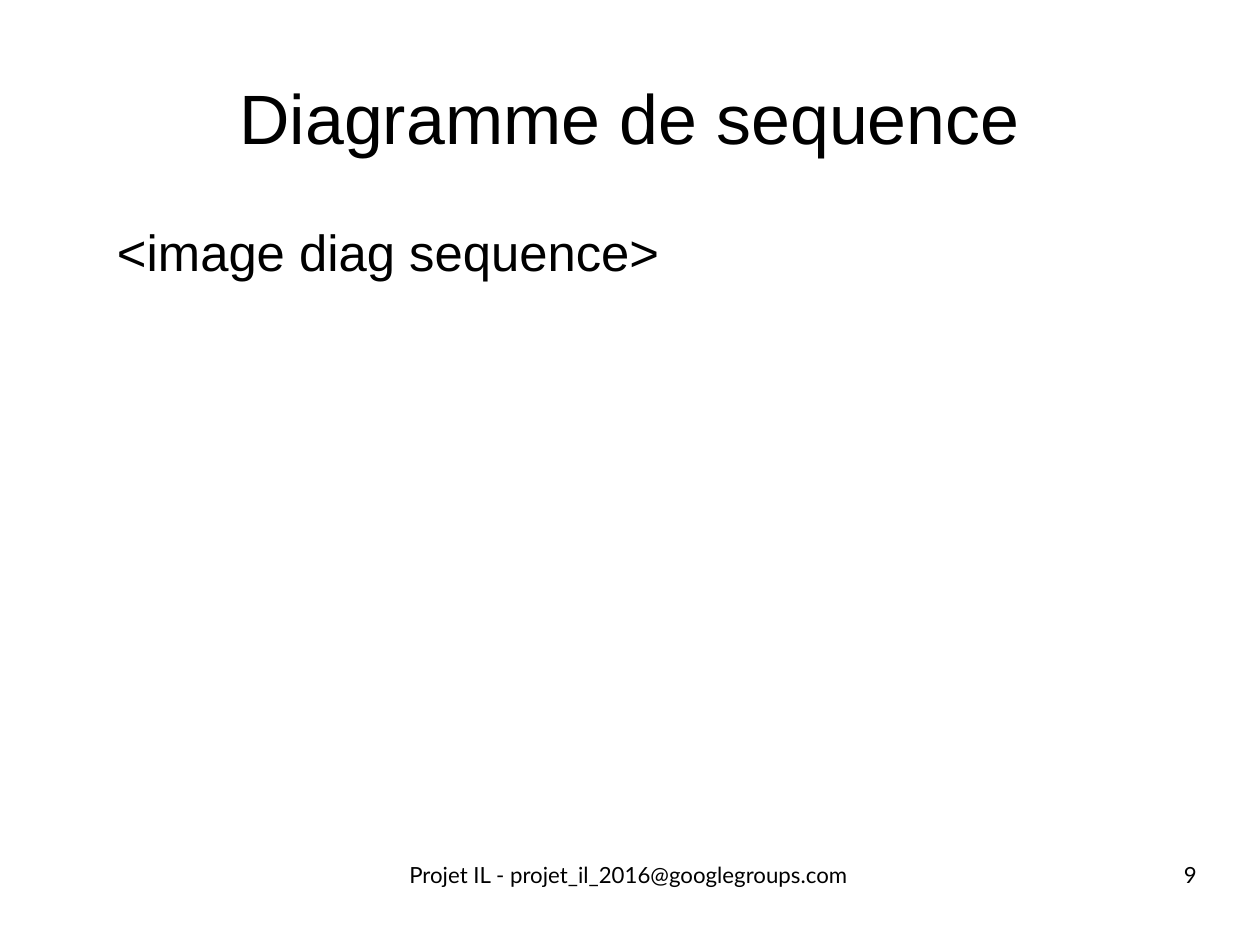
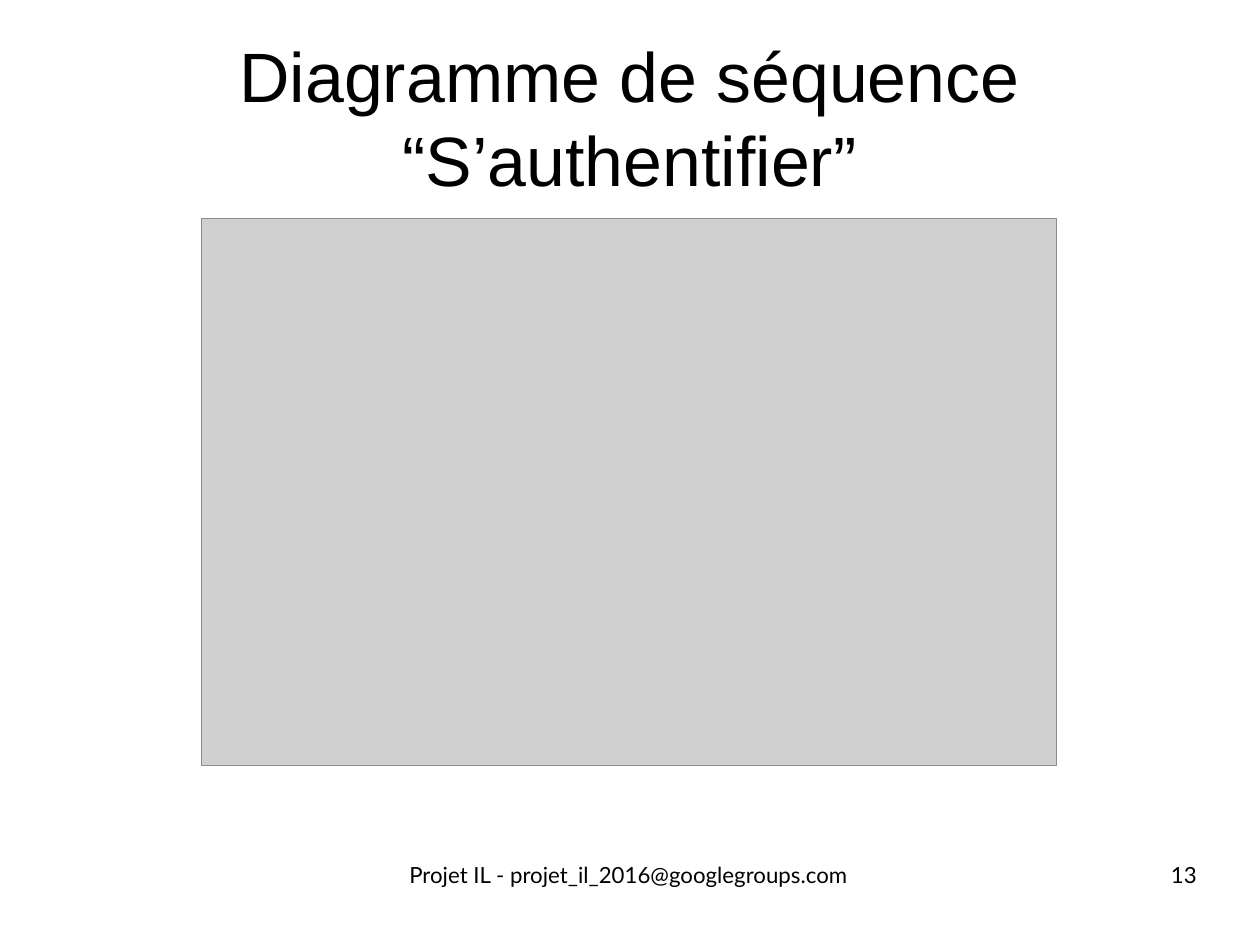
Before and after one commit to ScreachFr/ecours_DMCSBG, a slide deck: slide 13 of vrac/all/pres1_17102016.odp (slide 9 before the commit). Drawn at 1260x945 pixels with LibreOffice and Linux fonts; fonts in the diff are those of the drawing; grey boxes stand for pictures. Boxes give left, top, right and bottom in pixels: in the first picture for what was removed or moved away, otherwise in the second. Text is boxed around its words. In the diff, an @@ line names an element or a change of style, - is before the commit and + after.

```diff
--- a/vrac/all/pres1_17102016.odp
+++ b/vrac/all/pres1_17102016.odp
@@ title at [239, 50, 1020, 187]: text changed @@
-Diagramme de sequence
+Diagramme de séquence
+“S’authentifier”
@@ text removed at [117, 234, 659, 282] @@
-<image diag sequence>
@@ picture added at [202, 218, 1058, 766] @@
@@ page number at [1171, 867, 1197, 883]: text changed @@
-9
+13
```
Also in this commit, not shown: 7 other slides changed, 4 slides added, 2 other files.
